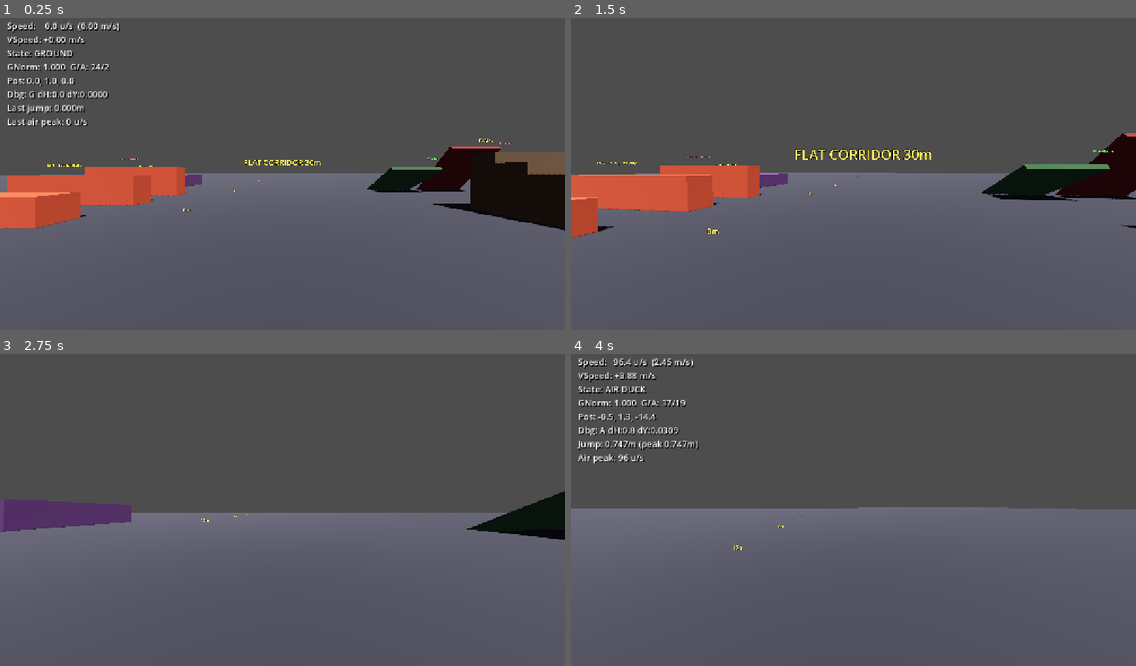
Above: before the commit, frames 1-4 (two rows, left to right).
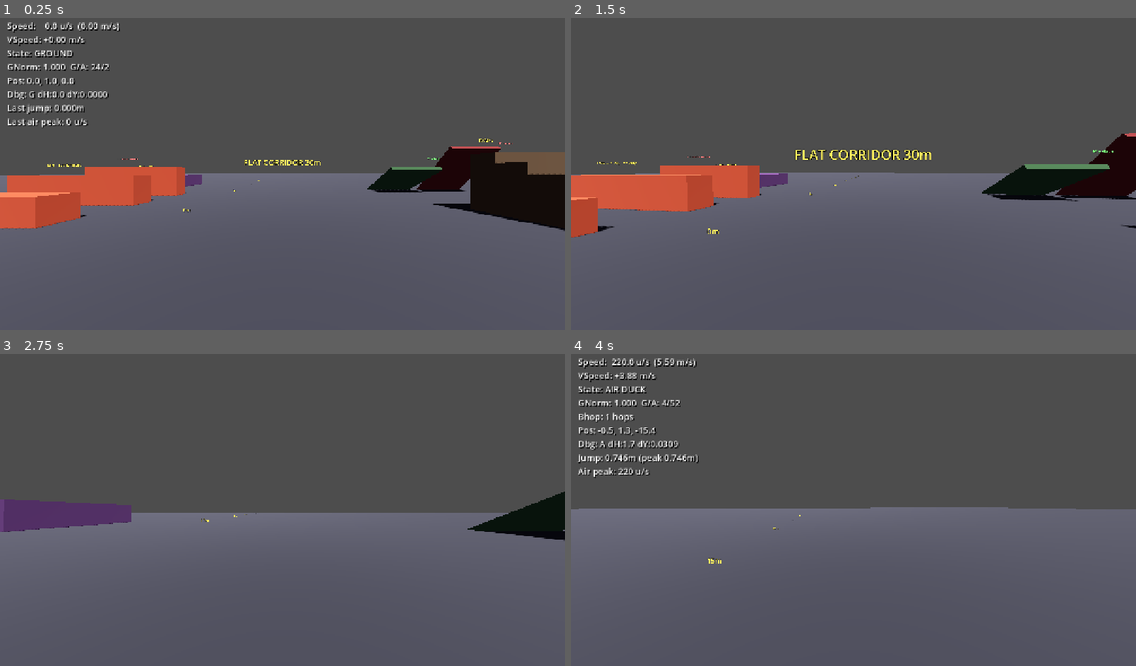
Above: after the commit, the same moments.

Repository: gotospaceplace/angels_and_demons
Game: Godot game, scene res://client/scenes/main.tscn
Two runs of this game, one before a commit and one after it. Both use one fixed random seed, a clock stepped at 60 frames per second and the inputs below. This scene is started directly instead of the project's main scene.
Inputs (mouse positions are in pixels of both pictures, inside the frame that each line leads up to):
- Up to frame 1 (0.25 s): no input
- Up to frame 2 (1.5 s): move the mouse to (881, 170) at 0.52 s; hold Ctrl (duck) 0.53-1.28 s; hold W (move_forward) from 0.53 s (still down); tap Space (jump) at 0.77 s; move the mouse to (825, 174) at 1.27 s; tap F7 (toggle_hud) at 1.35 s
- Up to frame 3 (2.75 s): keep holding W (move_forward); tap Space (jump) at 1.52 s; move the mouse to (293, 500) at 2.02 s; hold Ctrl (duck) from 2.03 s (still down)
- Up to frame 4 (4 s): keep holding W (move_forward); move the mouse to (847, 513) at 2.77 s; release Ctrl (duck) at 2.78 s; tap F7 (toggle_hud) at 2.85 s; tap Space (jump) at 3.02, 3.77 s; move the mouse to (893, 510) at 3.52 s; hold Ctrl (duck) from 3.53 s (still down)

The runs differ from the first frame. In frame 1, less than 0.1% of the frame differs, in the area x 11-12%, y 64-66%; in frame 2, 0.1%; in frame 3, 0.1%; in frame 4, 1.8%, in the area x 0-53%, y 1-68%.

Commit message:
Fix stuck on flat ground: always lift capsule before horizontal move
The capsule hemisphere scrapes the ground CSG trimesh during horizontal
move_and_collide, producing a ground collision (normal 0,1,0) that
consumes the movement. Debug showed dH=0.0 dY=-0.137 — the capsule
was oscillating vertically (recovery up, snap down) with zero net
horizontal displacement.

Lifting the capsule 0.08m before the horizontal move (previously only
done on slopes) clears the hemisphere from the ground surface. The
ground snap pulls the capsule back down afterward.

Co-Authored-By: Claude Opus 4.6 <noreply@anthropic.com>

Diff:
--- a/shared/scripts/player_movement.gd
+++ b/shared/scripts/player_movement.gd
@@ -337,8 +337,10 @@
 
 func _walk_move(delta: float) -> void:
 	var on_slope := ground_normal.y < 0.99 and ground_normal.y >= MC.FLOOR_NORMAL_MIN
-	if on_slope:
-		move_and_collide(Vector3(0, 0.08, 0))
+	# Lift capsule before horizontal move: clears the hemisphere from
+	# the ground surface so the horizontal move_and_collide doesn't
+	# scrape the floor (ground snap pulls it back down afterward).
+	move_and_collide(Vector3(0, 0.08, 0))
 
 	var move := Vector3(velocity.x, 0, velocity.z) * delta
 
